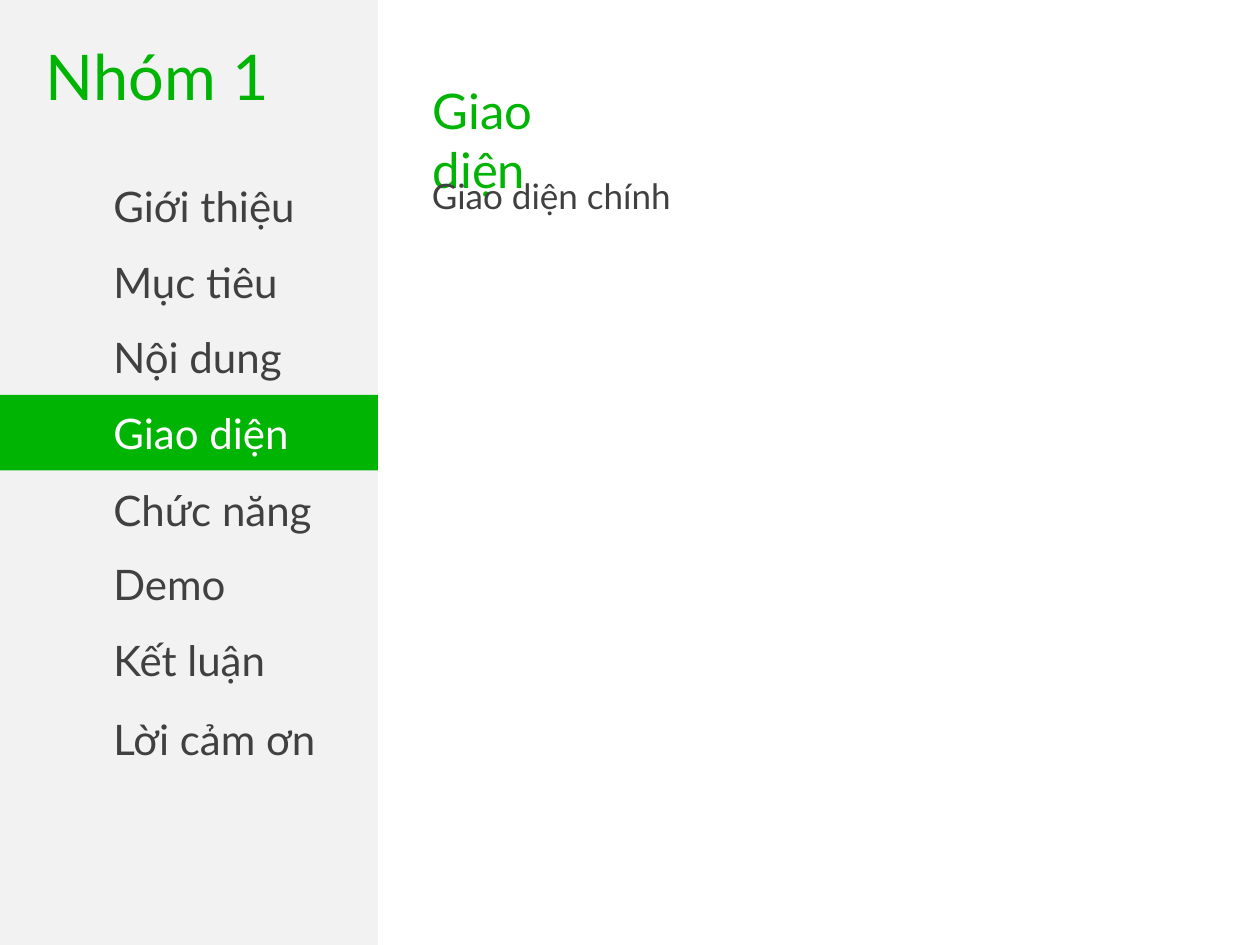
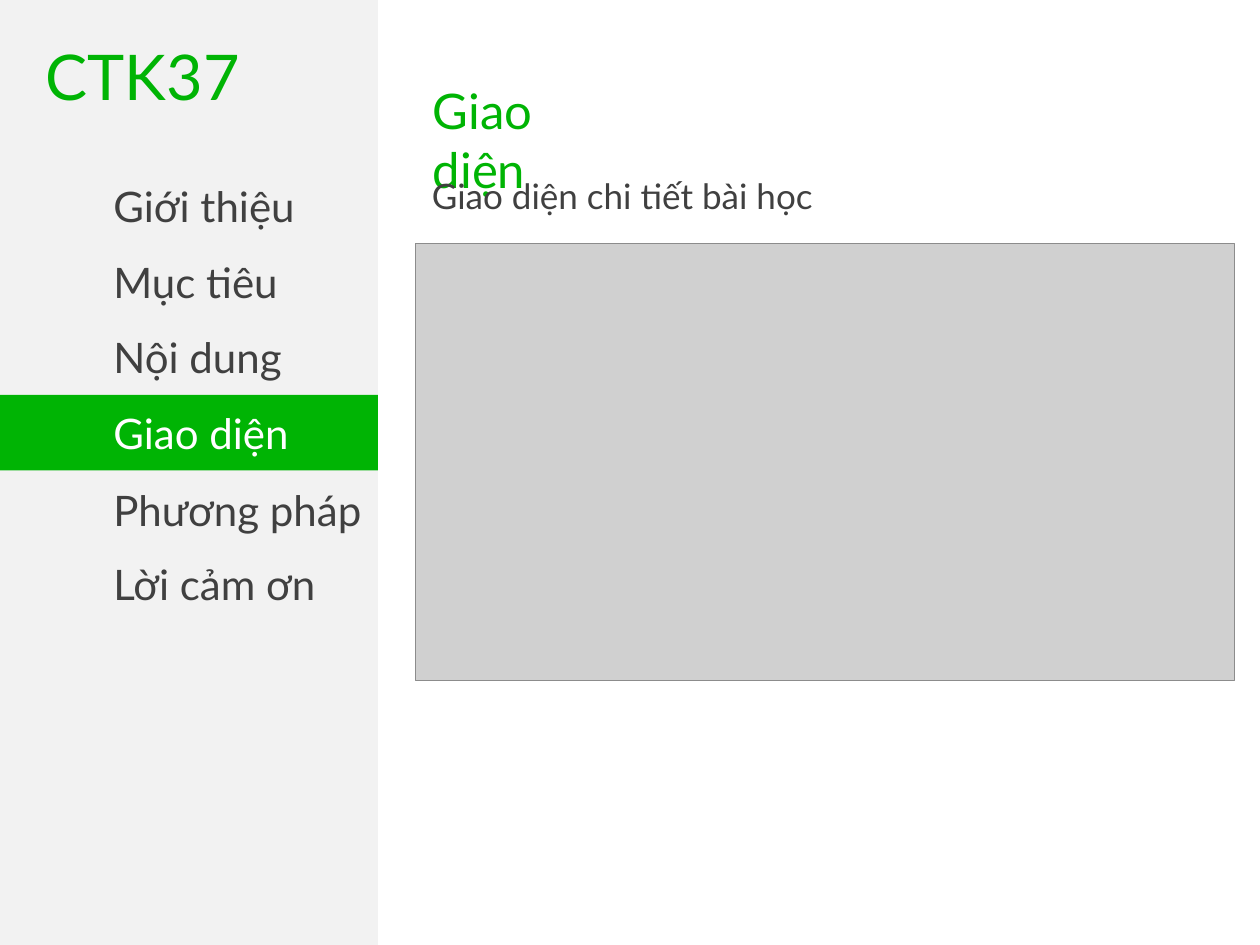
Before and after one commit to khanhvinhit/Do-An, a slide deck: slide 25 of THESIS/BaoCaov1.pptx. Drawn at 1260x945 pixels with LibreOffice and Linux fonts; fonts in the diff are those of the drawing; grey boxes stand for pictures. Boxes give left, top, right and bottom in pixels: in the first picture for what was removed or moved away, otherwise in the second. Text is boxed around its words. In the diff, an @@ line names an element or a change of style, - is before the commit and + after.

```diff
--- a/THESIS/BaoCaov1.pptx
+++ b/THESIS/BaoCaov1.pptx
@@ text at [46,54,240,101]: text changed @@
-Nhóm 1
+CTK37
@@ text at [432,179,812,216]: text changed @@
-Giao diện chính
+Giao diện chi tiết bài học
@@ picture added at [416,243,1235,680] @@
@@ text in rectangle at [113,495,361,534]: text changed @@
-Chức năng
+Phương pháp
@@ text at [113,569,315,601]: text changed @@
-Demo
+Lời cảm ơn
@@ text removed at [113,642,265,684] @@
-Kết luận
@@ text removed at [113,724,315,756] @@
-Lời cảm ơn
```
Also in this commit, not shown: 27 other slides changed, 1 slide added, 3 slides removed, 1 other file.
